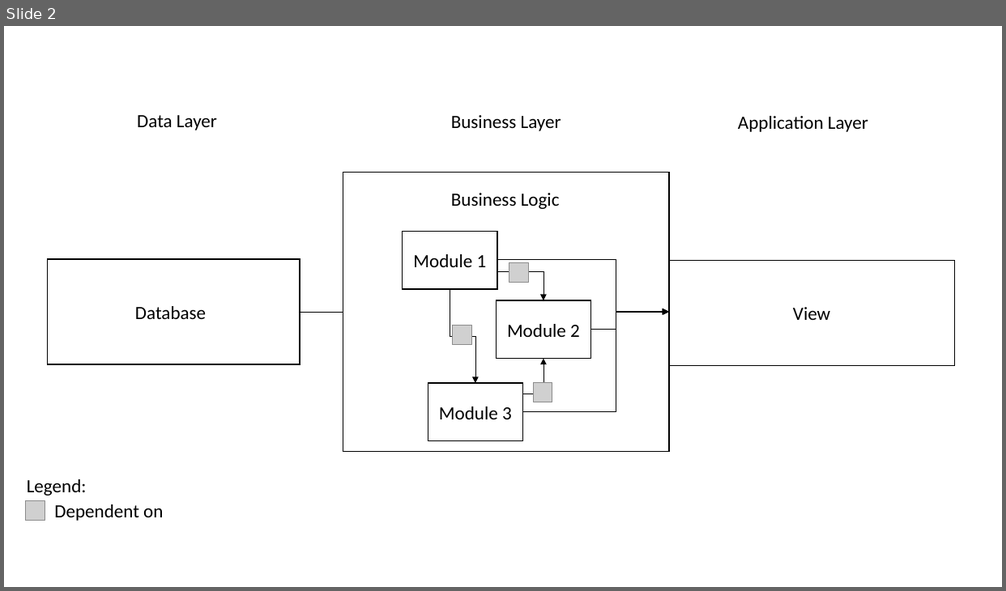
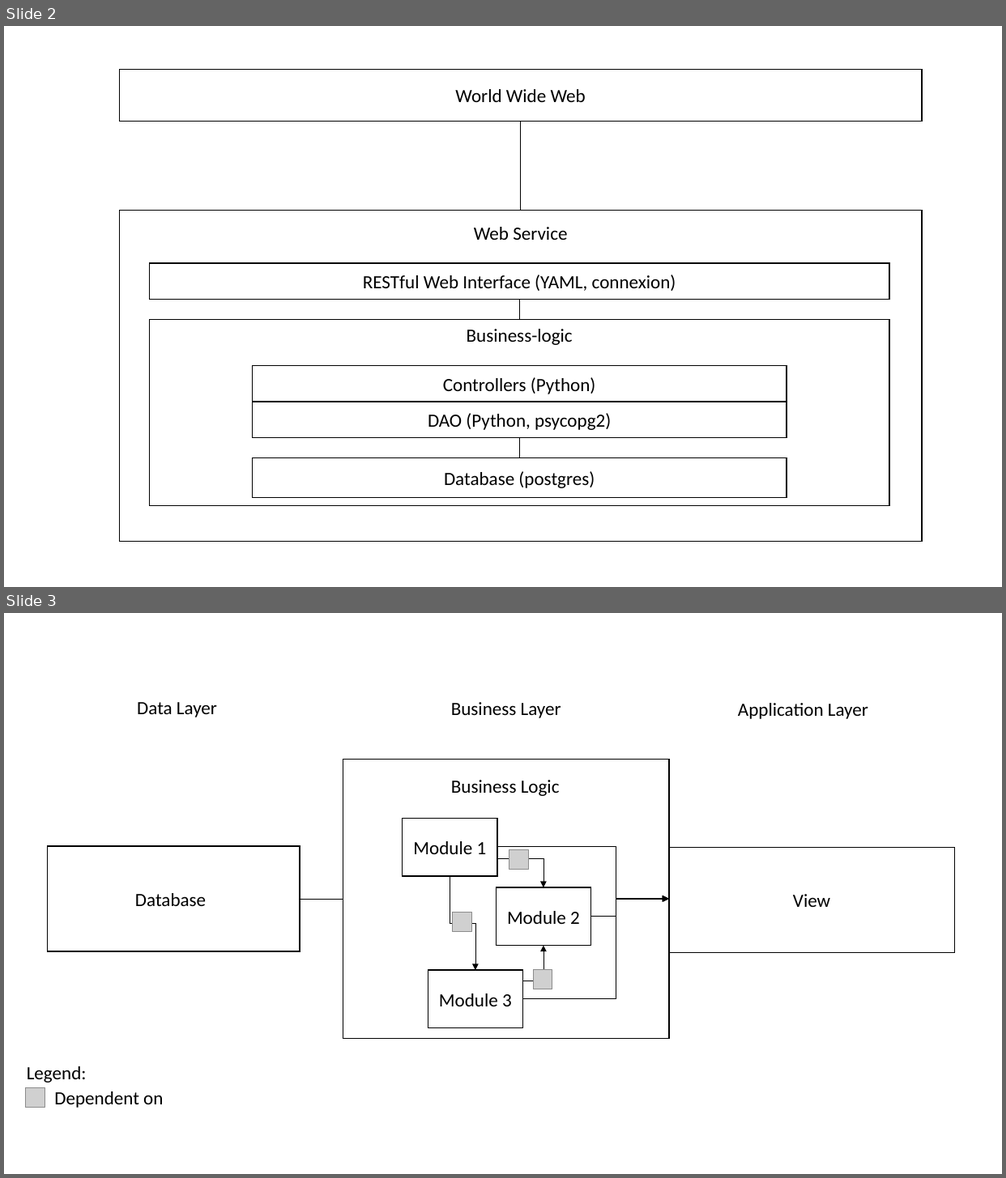
Before and after one commit to benedict-armstrong/VWA, a slide deck: Documents(VWA)/graphics/Graphics.pptx. Shown one above the other, each under a label of ours: slide 2 before the commit, slides 2 and 3 after it. The pictures are 1006x591 and 1006x1178 pixels, drawn with LibreOffice and Linux fonts; fonts in the diff are those of the drawing; grey boxes stand for pictures. Boxes give left, top, right and bottom in pixels: in the first picture for what was removed or moved away, otherwise in the second. Text is boxed around its words. In the diff, an @@ line names an element or a change of style, - is before the commit and + after.

```diff
--- a/Documents(VWA)/graphics/Graphics.pptx
+++ b/Documents(VWA)/graphics/Graphics.pptx
@@ slide 2 added at bbox=[4, 26, 1002, 587], background #FFFFFF @@
@@ rectangle added at bbox=[119, 70, 922, 121], fill #FFFFFF, outline #000000 1 pt, 18 pt, text #000000 @@
+World Wide Web
@@ line added from (521, 121) to (521, 210), #000000 0.5 pt @@
@@ group added at bbox=[119, 210, 922, 542]: 6 rectangles, 2 lines @@
+RESTful Web Interface (YAML, connexion)
+Database (postgres)
+Web Service
+Business-logic
+DAO (Python, psycopg2)
+Controllers (Python)
@@ what was slide 2 is now slide 3 @@
```
Also in this commit, not shown: 1 slide changed, 1 slide removed, 10 other files.
